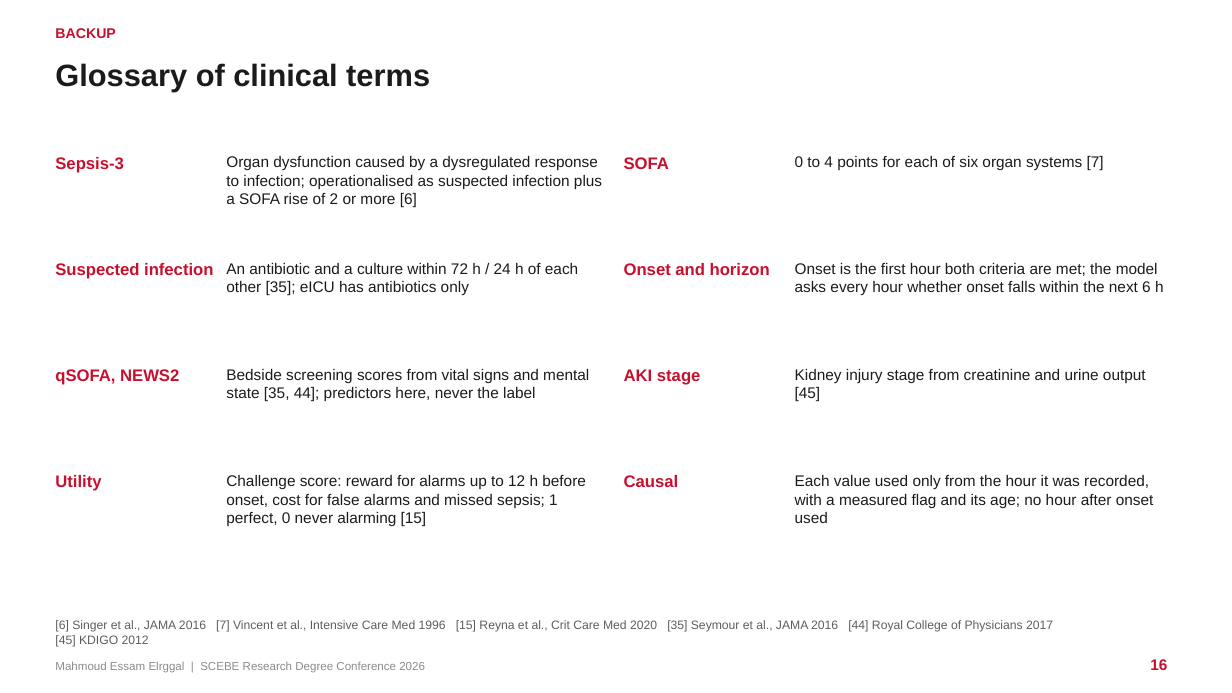
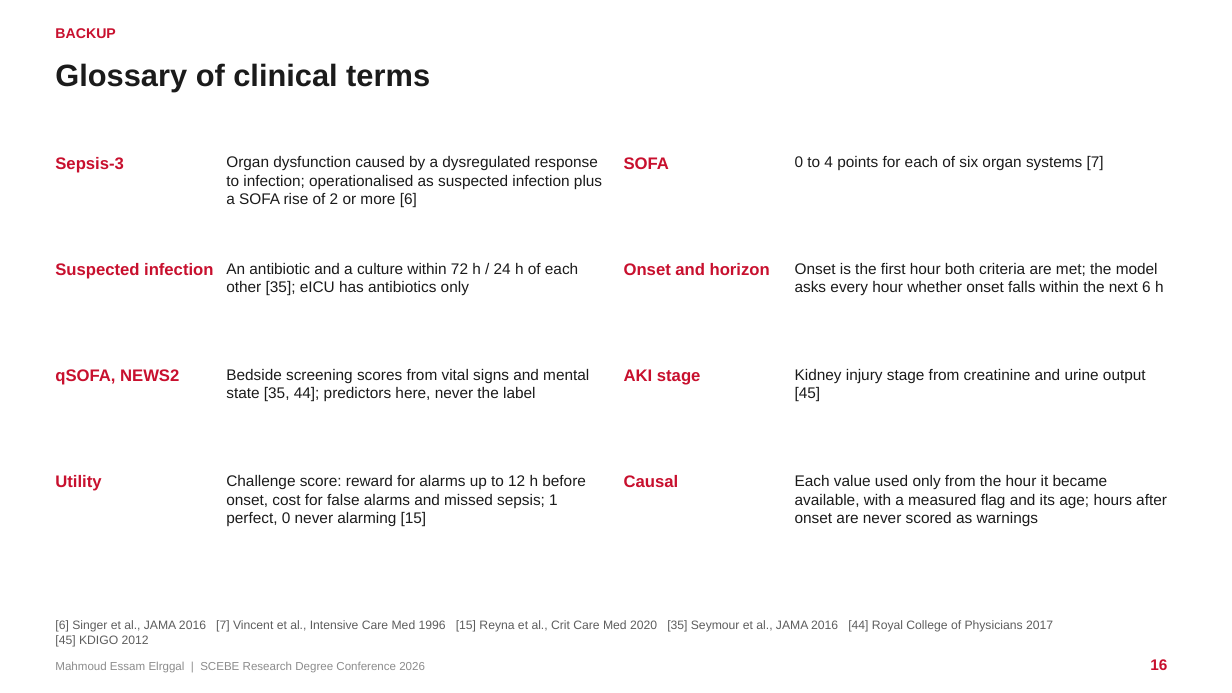
Before and after one commit to mahmoudddj/datasciencecoursera1, a slide deck: slide 16 of dev/presentation/Elrggal_Mahmoud_SCEBE2026.pptx. Drawn at 1232x693 pixels with LibreOffice and Linux fonts; fonts in the diff are those of the drawing. Boxes give left, top, right and bottom in pixels: in the first picture for what was removed or moved away, otherwise in the second. Text is boxed around its words. In the diff, an @@ line names an element or a change of style, - is before the commit and + after.

```diff
--- a/dev/presentation/Elrggal_Mahmoud_SCEBE2026.pptx
+++ b/dev/presentation/Elrggal_Mahmoud_SCEBE2026.pptx
@@ text at [795, 475, 1167, 526]: text changed @@
-Each value used only from the hour it was recorded, with a measured flag and its age; no hour after onset used
+Each value used only from the hour it became available, with a measured flag and its age; hours after onset are never scored as warnings
```
Also in this commit, not shown: 1 other slide changed, 2 other files.
